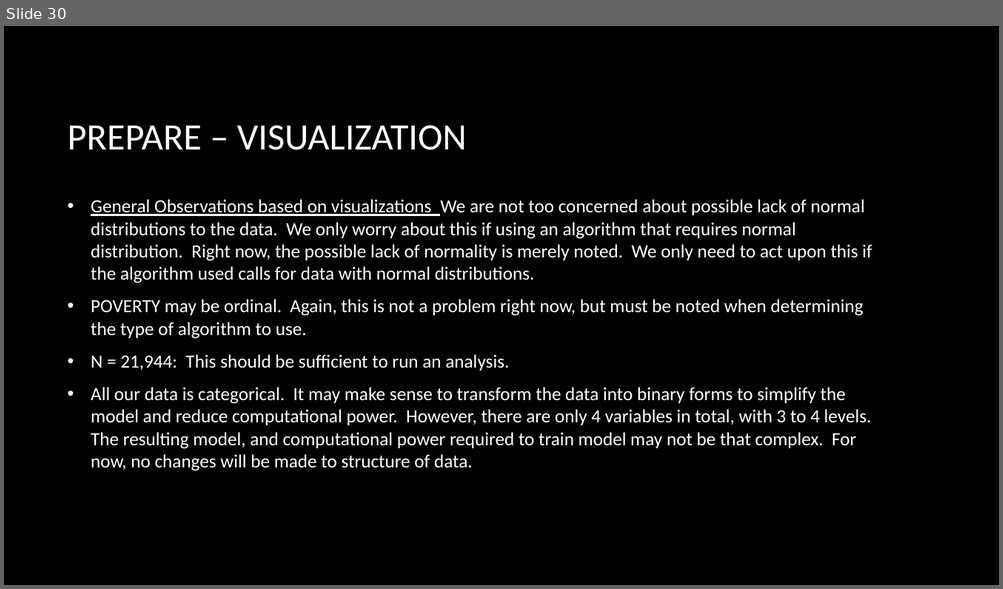
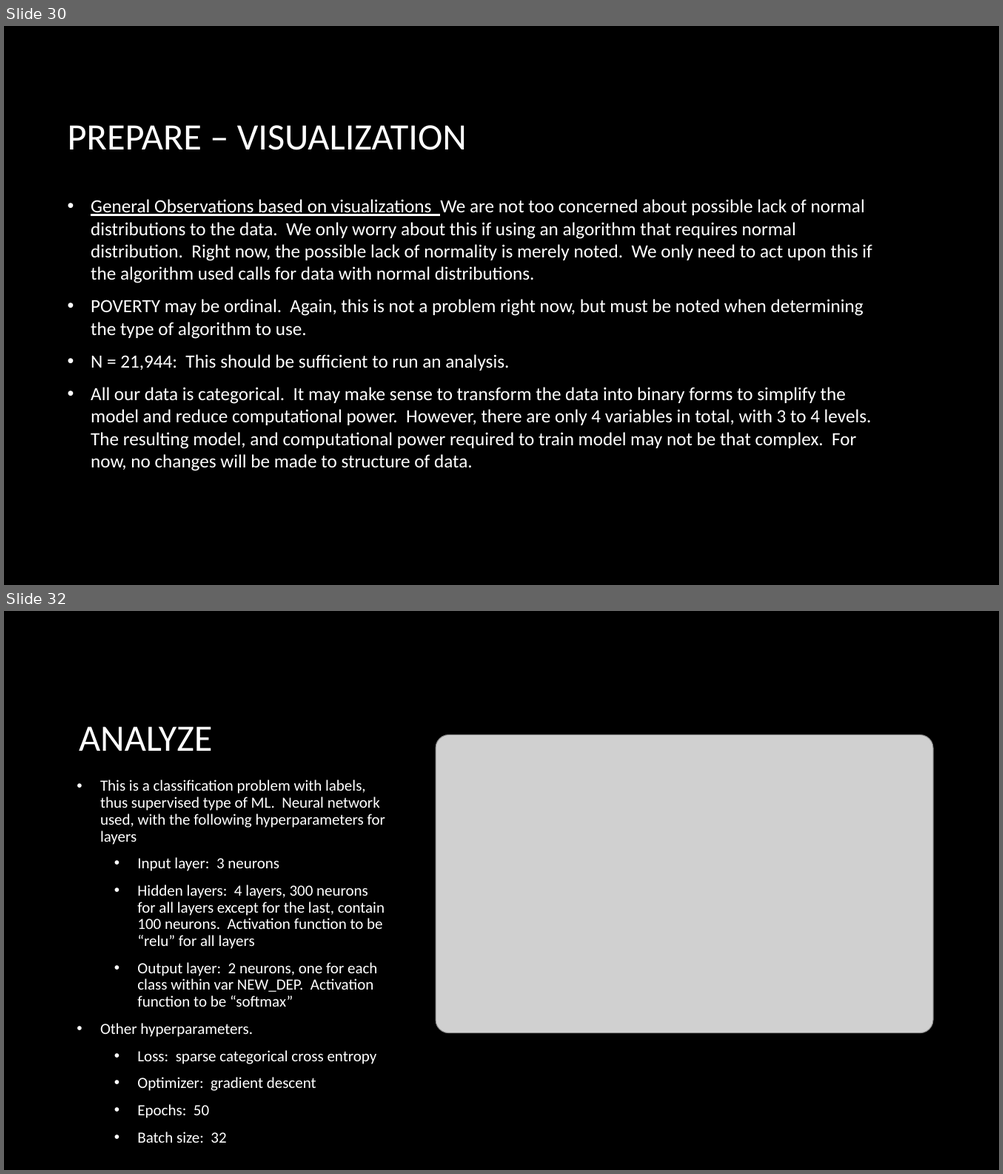
Before and after one commit to danlagos/ANA500-Week-4, a slide deck: Depression and Poverty.pptx. Shown one above the other, each under a label of ours: slide 30 before the commit, slides 30 and 32 after it; the slides between them are not shown. The pictures are 1003x589 and 1003x1174 pixels, drawn with LibreOffice and Linux fonts; fonts in the diff are those of the drawing; grey boxes stand for pictures; background and template pictures are left out. Boxes give left, top, right and bottom in pixels: in the first picture for what was removed or moved away, otherwise in the second. Text is boxed around its words. In the diff, an @@ line names an element or a change of style, - is before the commit and + after.

```diff
--- a/Depression and Poverty.pptx
+++ b/Depression and Poverty.pptx
@@ slide 32 added at [4,611,999,1170], background picture (left out) @@
@@ title added at [79,726,212,751], 36 pt, text #FFFFFF @@
+ANALYZE
@@ picture added at [435,735,933,1034] @@
@@ text added at [100,780,385,1143], 15 pt, text #FFFFFF @@
+• This is a classification problem with labels, thus supervised type of ML. Neural network used, with the following hyperparameters for layers
+  • Input layer: 3 neurons
+  • Hidden layers: 4 layers, 300 neurons for all layers except for the last, contain 100 neurons. Activation function to be “relu” for all layers
+  • Output layer: 2 neurons, one for each class within var NEW_DEP. Activation function to be “softmax”
+• Other hyperparameters.
+  • Loss: sparse categorical cross entropy
+  • Optimizer: gradient descent
+  • Epochs: 50
+  • Batch size: 32
```
Also in this commit, not shown: 12 slides changed, 4 other slides added, 5 slides removed, 2 other files.
